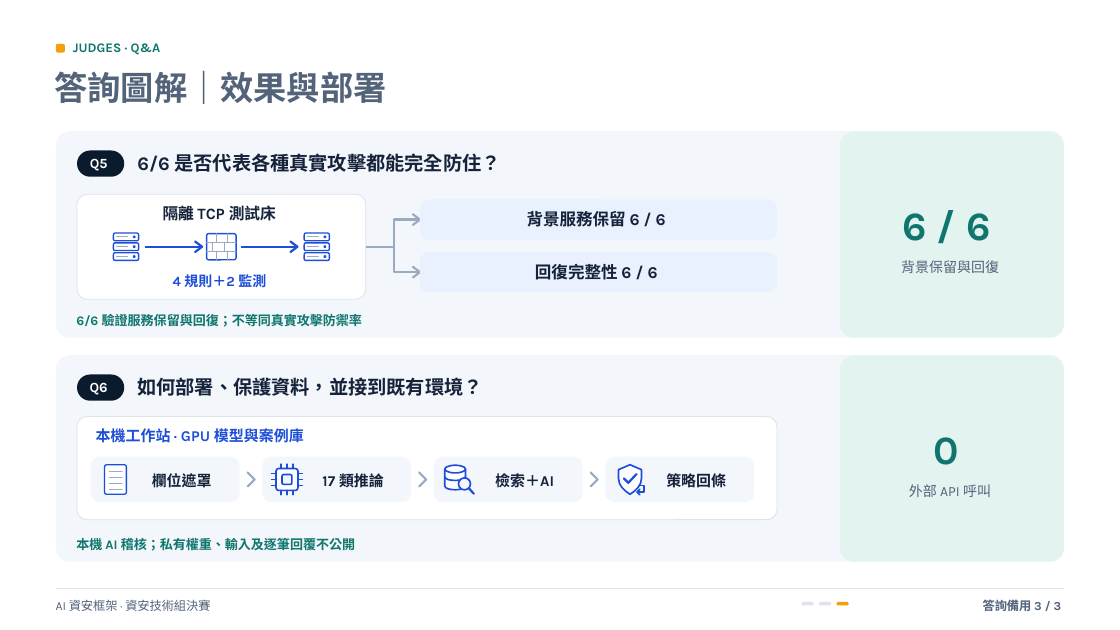
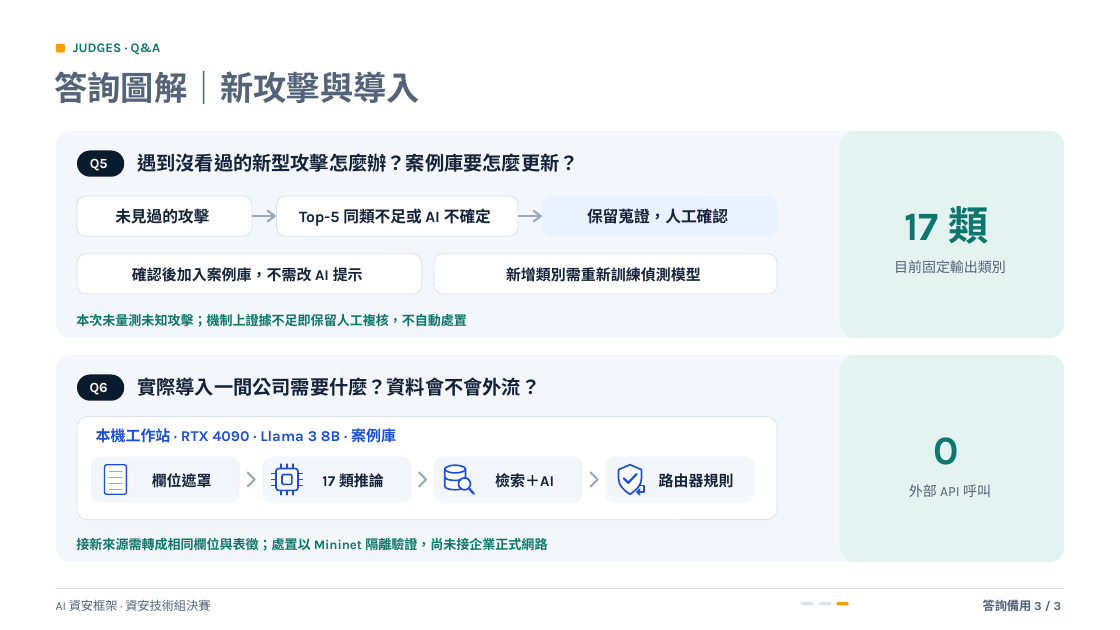
Before and after one commit to Lily09-project/innoserve-competition, a slide deck: slide 12 of deliverables/決賽簡報_AI資安框架.pptx. Drawn at 1120x630 pixels with LibreOffice and Linux fonts; fonts in the diff are those of the drawing. Boxes give left, top, right and bottom in pixels: in the first picture for what was removed or moved away, otherwise in the second. Text is boxed around its words. In the diff, an @@ line names an element or a change of style, - is before the commit and + after.

```diff
--- a/deliverables/決賽簡報_AI資安框架.pptx
+++ b/deliverables/決賽簡報_AI資安框架.pptx
@@ text at [55,70,420,104]: text changed @@
-答詢圖解｜效果與部署
+答詢圖解｜新攻擊與導入
@@ rounded rectangle: place and size @@
-rounded rectangle at [420,200,777,240]
+rounded rectangle at [543,196,777,236]
@@ freeform shape: place and size @@
-freeform shape at [207,243,236,244]
+freeform shape at [252,216,275,217]
@@ freeform shape at [252,216,275,217]: outline #9AAAC0 0.94 pt to #9AAAC0 1.87 pt @@
@@ freeform shape: place and size @@
-freeform shape at [291,242,297,252]
+freeform shape at [268,211,275,221]
@@ freeform shape at [268,211,275,221]: outline #1D4ED8 1.87 pt to #9AAAC0 1.87 pt @@
@@ freeform shape: place and size @@
-freeform shape at [394,247,420,272]
+freeform shape at [518,216,541,217]
@@ freeform shape: place and size @@
-freeform shape at [413,214,420,224]
+freeform shape at [534,211,540,221]
@@ rounded rectangle: place and size @@
-rounded rectangle at [77,194,366,299]
+rounded rectangle at [77,254,422,294]
@@ rounded rectangle at [77,254,422,294]: proportions changed @@
@@ rounded rectangle: place and size @@
-rounded rectangle at [420,252,777,292]
+rounded rectangle at [434,254,777,294]
@@ rounded rectangle at [434,254,777,294]: fill #EAF1FE to #FFFFFF; outline none to #DCE3EC 0.75 pt @@
@@ text at [96,427,396,447]: text changed @@
-本機工作站 · GPU 模型與案例庫
+本機工作站 · RTX 4090 · Llama 3 8B · 案例庫
@@ group removed at [76,153,999,551]: 18 freeform shapes, 11 texts, 7 rounded rectangles, 6 ellipses @@
-6/6 是否代表各種真實攻擊都能完全防住？
-隔離 TCP 測試床
-4 規則＋2 監測
-背景服務保留 6 / 6
-回復完整性 6 / 6
-6/6 驗證服務保留與回復；不等同真實攻擊防禦率
-6 / 6
-背景保留與回復
-如何部署、保護資料，並接到既有環境？
-策略回條
-本機 AI 稽核；私有權重、輸入及逐筆回覆不公開
@@ group added at [76,153,1006,551]: 12 texts, 2 rounded rectangles @@
+遇到沒看過的新型攻擊怎麼辦？案例庫要怎麼更新？
+未見過的攻擊
+Top-5 同類不足或 AI 不確定
+保留蒐證，人工確認
+確認後加入案例庫，不需改 AI 提示
+新增類別需重新訓練偵測模型
+本次未量測未知攻擊；機制上證據不足即保留人工複核，不自動處置
+17 類
+目前固定輸出類別
+實際導入一間公司需要什麼？資料會不會外流？
+路由器規則
+接新來源需轉成相同欄位與表徵；處置以 Mininet 隔離驗證，尚未接企業正式網路
```
Also in this commit, not shown: 3 slides added, 3 slides removed, 19 other files.
